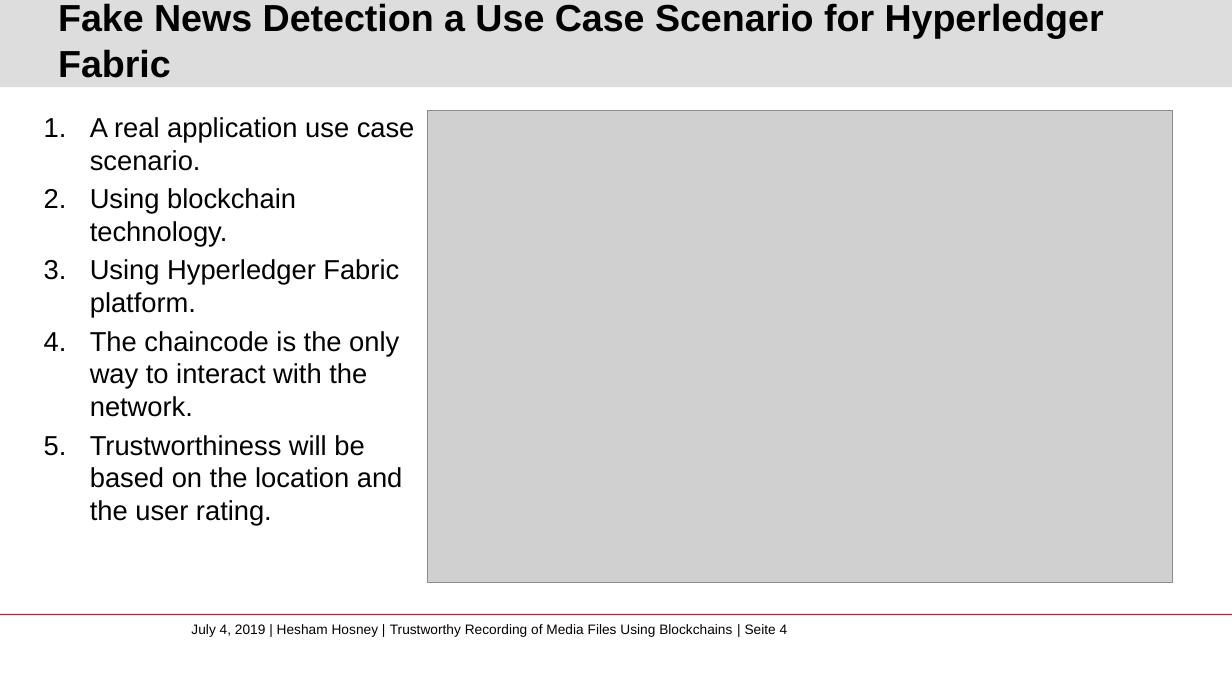
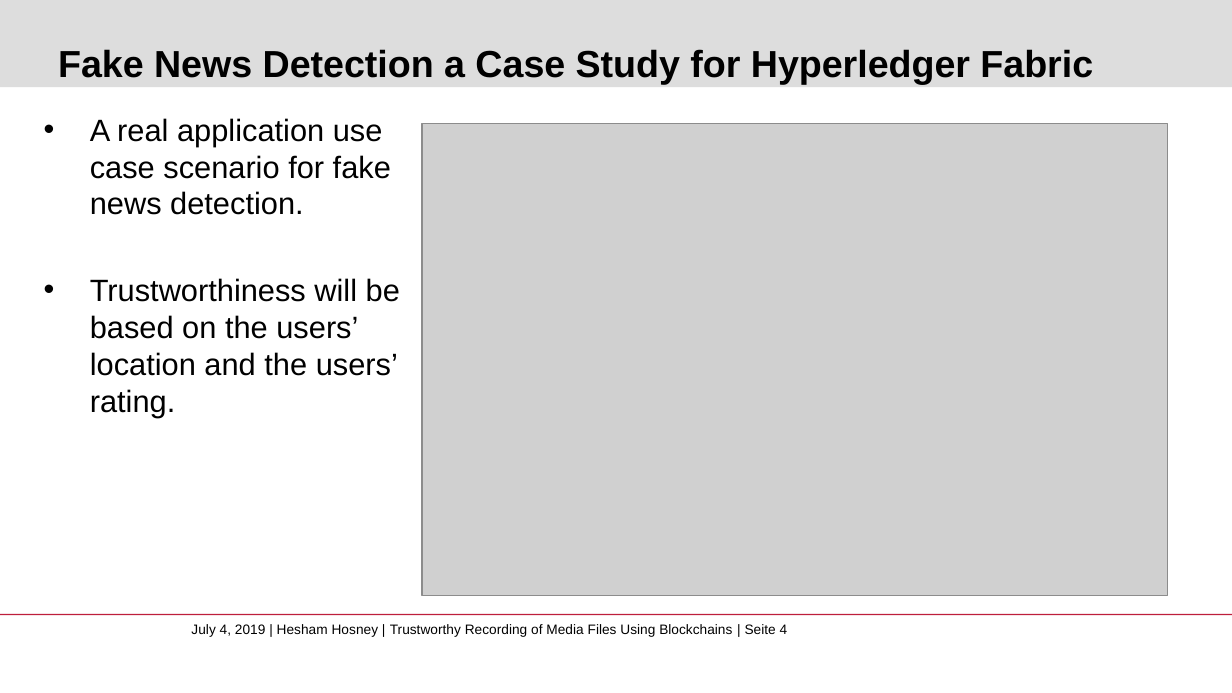
Before and after one commit to whosham/FakeNewsDetection, a slide deck: slide 4 of FakeNewsDetection.pptx. Drawn at 1232x693 pixels with LibreOffice and Linux fonts; fonts in the diff are those of the drawing; grey boxes stand for pictures; background and template pictures are left out. Boxes give left, top, right and bottom in pixels: in the first picture for what was removed or moved away, otherwise in the second. Text is boxed around its words. In the diff, an @@ line names an element or a change of style, - is before the commit and + after.

```diff
--- a/FakeNewsDetection.pptx
+++ b/FakeNewsDetection.pptx
@@ title at (58,49,1093,84): text changed @@
-Fake News Detection a Use Case Scenario for Hyperledger Fabric
+Fake News Detection a Case Study for Hyperledger Fabric
@@ text at (90,118,400,417): text changed; size 16 to 18 pt @@
-1. A real application use case scenario.
-2. Using blockchain technology.
-3. Using Hyperledger Fabric platform.
-4. The chaincode is the only way to interact with the network.
-5. Trustworthiness will be based on the location and the user rating.
+• A real application use case scenario for fake news detection.
+• Trustworthiness will be based on the users’ location and the users’ rating.
@@ picture: place and size @@
-picture at (428,110,1173,583)
+picture at (423,123,1168,596)
```
Also in this commit, not shown: 23 other slides changed, 14 slides added, 3 slides removed, 5 other files.
